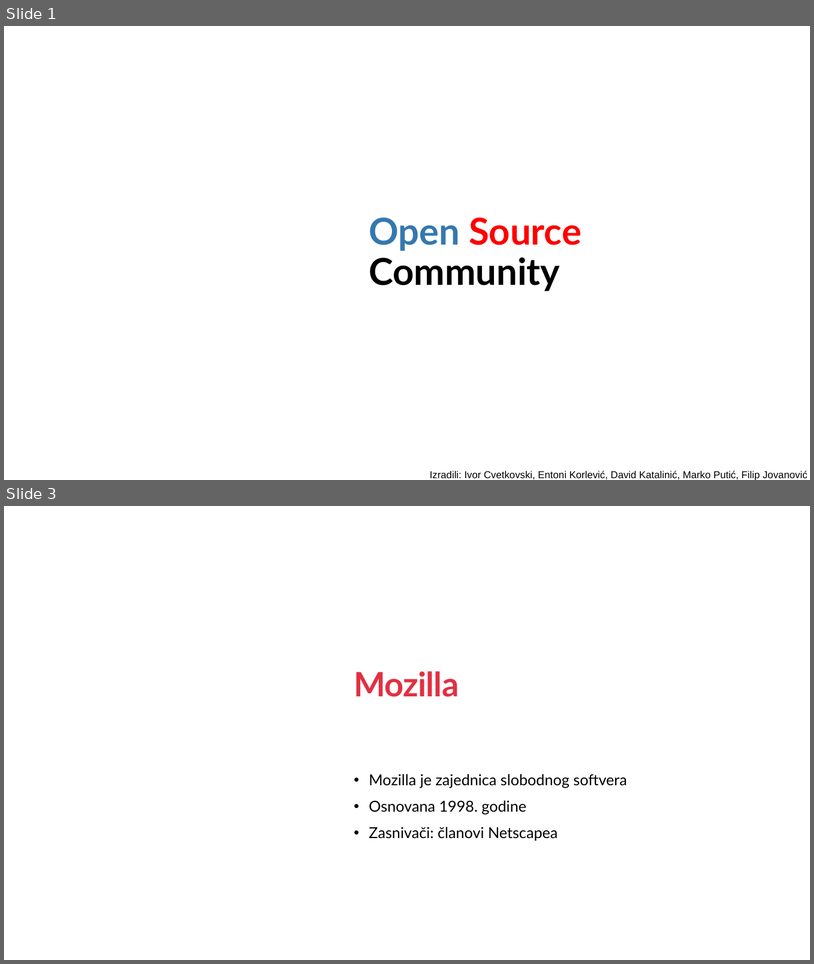
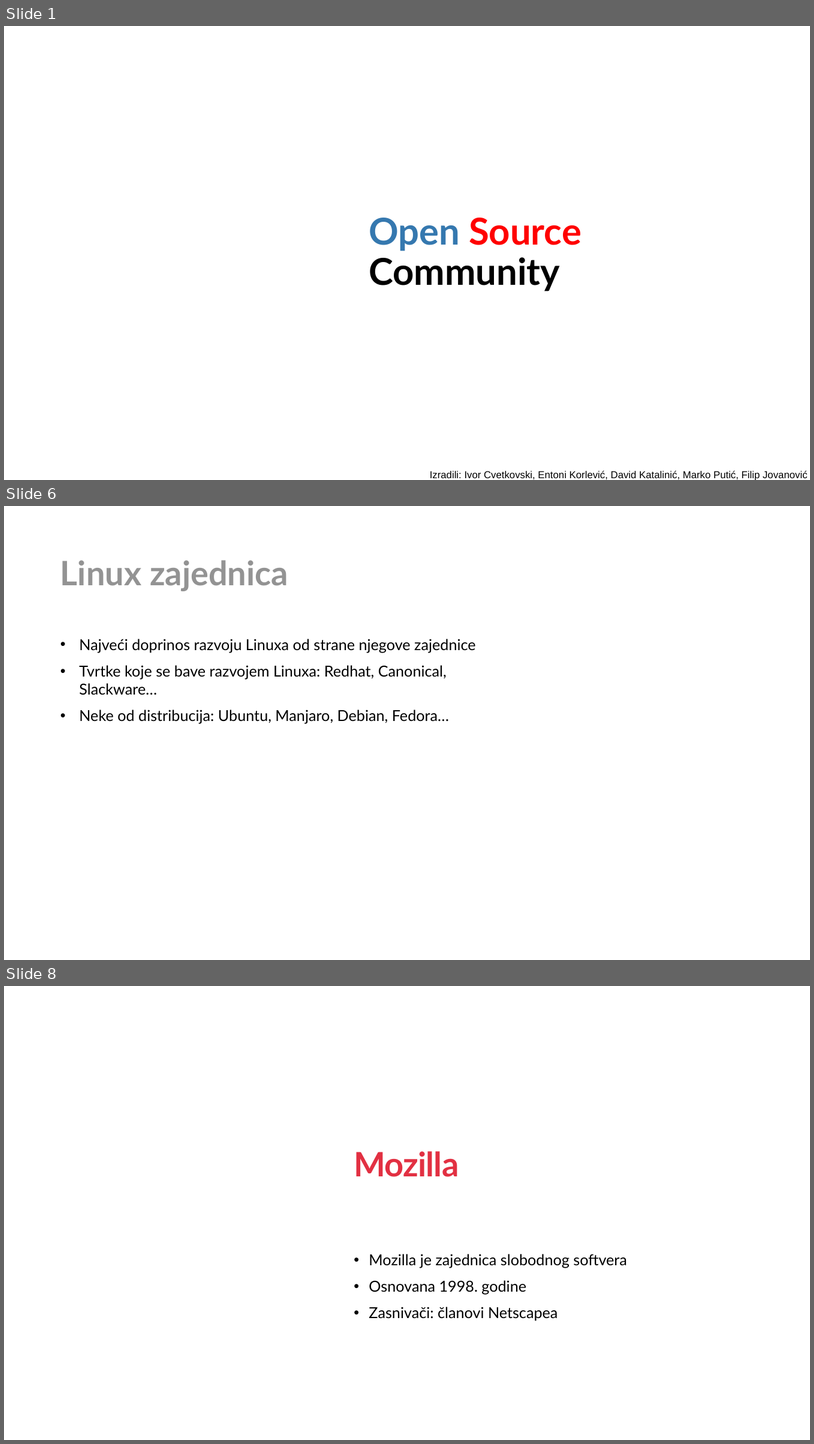
Before and after one commit to CvetkovskiIvor/ProgramskoInzenjerstvoSeminar, a slide deck: Open Source Prezentacija.pptx. Shown one above the other, each under a label of ours: slides 1 and 3 before the commit, slides 1, 6 and 8 after it; the slides between them are not shown. The pictures are 814x964 and 814x1444 pixels, drawn with LibreOffice and Linux fonts; fonts in the diff are those of the drawing; background and template pictures are left out. Boxes give left, top, right and bottom in pixels: in the first picture for what was removed or moved away, otherwise in the second. Text is boxed around its words. In the diff, an @@ line names an element or a change of style, - is before the commit and + after.

```diff
--- a/Open Source Prezentacija.pptx
+++ b/Open Source Prezentacija.pptx
@@ slide 6 added at box(4, 506, 810, 960), background #FFFFFF @@
@@ title added at box(60, 560, 288, 591), 40 pt, text #939393, bold @@
+Linux zajednica
@@ text added at box(79, 639, 476, 724), 18 pt, text #000000 @@
+• Najveći doprinos razvoju Linuxa od strane njegove zajednice
+• Tvrtke koje se bave razvojem Linuxa: Redhat, Canonical, Slackware…
+• Neke od distribucija: Ubuntu, Manjaro, Debian, Fedora…
@@ what was slide 3 is now slide 8 @@
```
Also in this commit, not shown: 2 slides changed, 4 other slides added.
